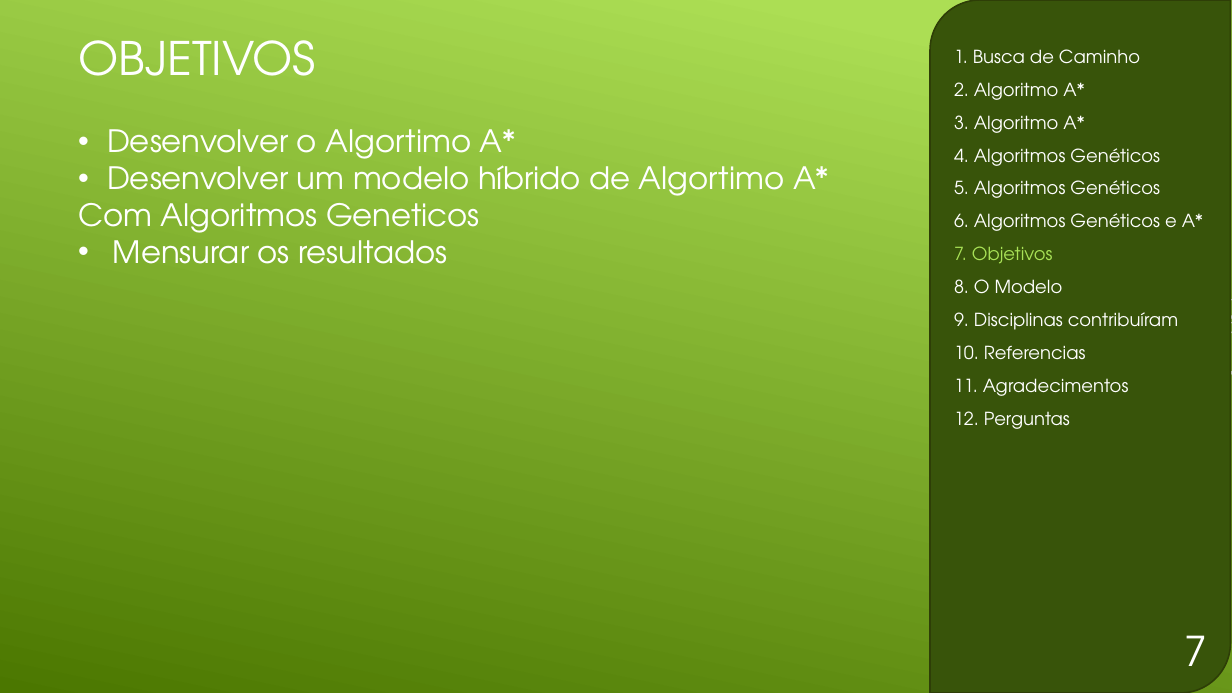
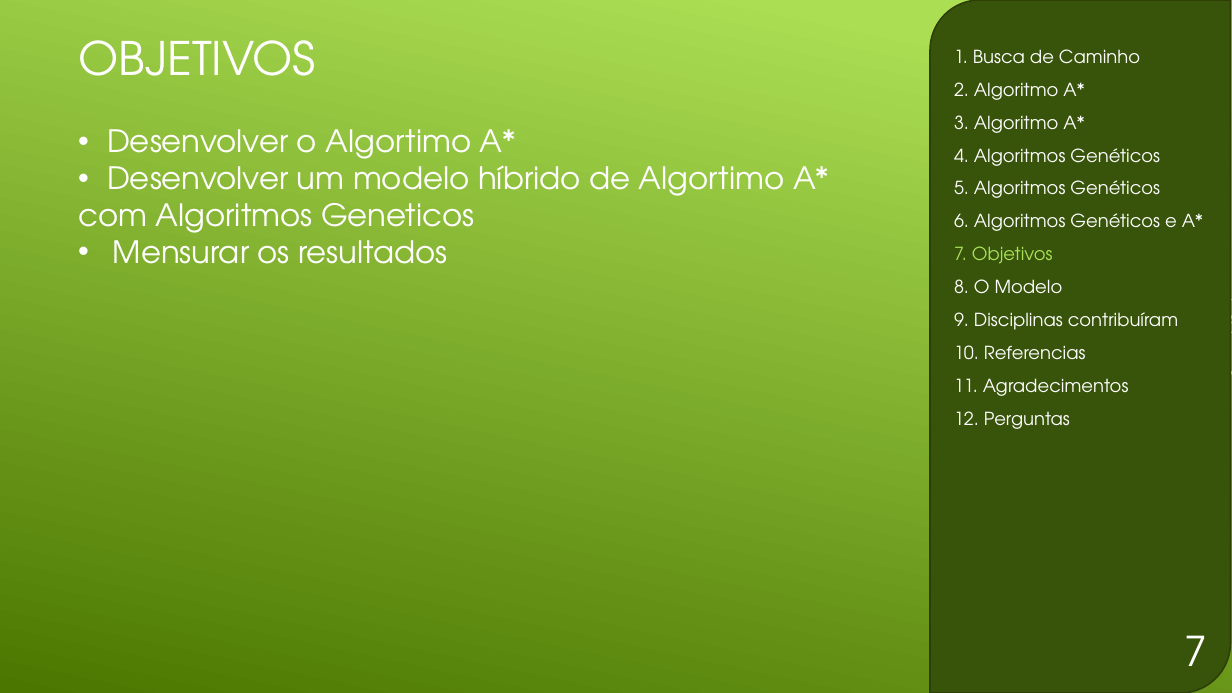
Before and after one commit to GDPLTDA/SenacTCC, a slide deck: slide 8 of Apresentação.pptx. Drawn at 1232x693 pixels with LibreOffice and Linux fonts; fonts in the diff are those of the drawing. Boxes give left, top, right and bottom in pixels: in the first picture for what was removed or moved away, otherwise in the second. Text is boxed around its words. In the diff, an @@ line names an element or a change of style, - is before the commit and + after.

```diff
--- a/Apresentação.pptx
+++ b/Apresentação.pptx
@@ text at (78,203,475,241): text changed @@
-Com Algoritmos Geneticos
+com Algoritmos Geneticos
```
Also in this commit, not shown: 4 other slides changed, 5 other files.
